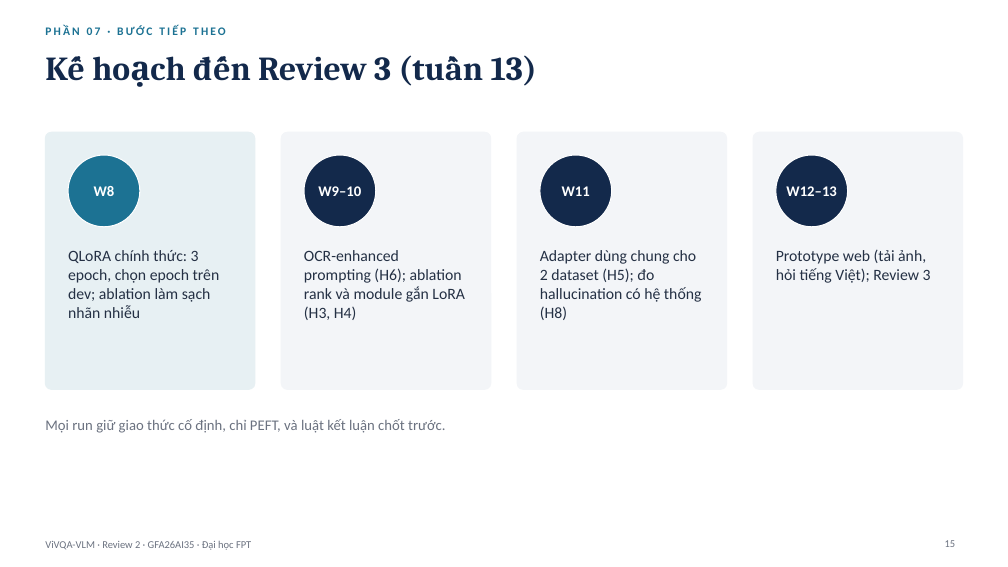
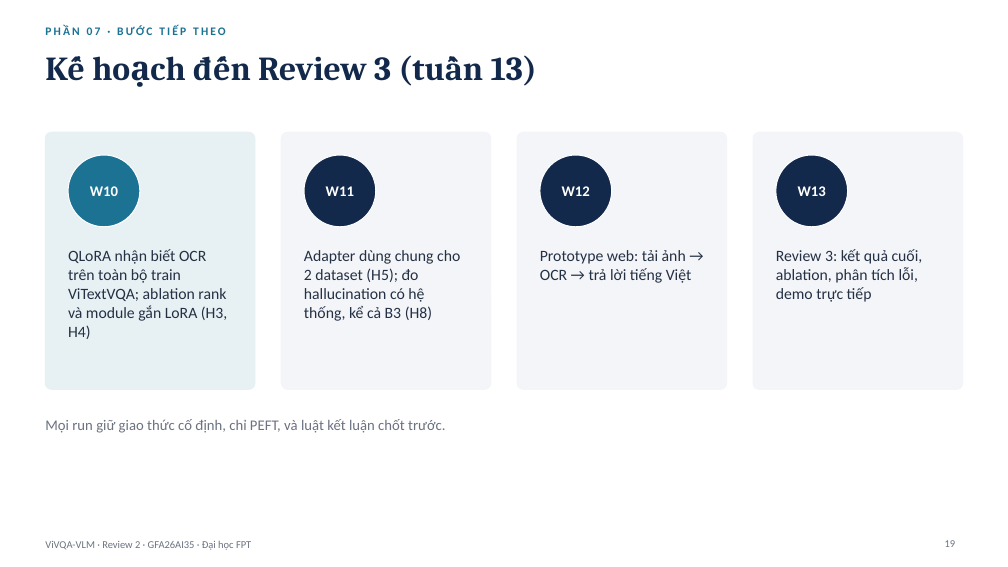
Before and after one commit to PLHGNAOH/ViVQA-VLM, a slide deck: slide 19 of docs/W07/ViVQA-VLM_Review2_TV.pptx (slide 15 before the commit). Drawn at 1008x567 pixels with LibreOffice and Linux fonts; fonts in the diff are those of the drawing. Boxes give left, top, right and bottom in pixels: in the first picture for what was removed or moved away, otherwise in the second. Text is boxed around its words. In the diff, an @@ line names an element or a change of style, - is before the commit and + after.

```diff
--- a/docs/W07/ViVQA-VLM_Review2_TV.pptx
+++ b/docs/W07/ViVQA-VLM_Review2_TV.pptx
@@ text at (90,186,118,196): text changed @@
-W8
+W10
@@ text at (326,186,354,196): text changed @@
-W9–10
+W11
@@ text at (562,186,590,196): text changed @@
-W11
+W12
@@ text at (798,186,826,196): text changed @@
-W12–13
+W13
@@ text at (68,249,227,339): text changed @@
-QLoRA chính thức: 3 epoch, chọn epoch trên dev; ablation làm sạch nhãn nhiễu
+QLoRA nhận biết OCR trên toàn bộ train ViTextVQA; ablation rank và module gắn LoRA (H3, H4)
@@ text at (304,250,460,321): text changed @@
-OCR-enhanced prompting (H6); ablation rank và module gắn LoRA (H3, H4)
+Adapter dùng chung cho 2 dataset (H5); đo hallucination có hệ thống, kể cả B3 (H8)
@@ text at (540,250,692,283): text changed @@
-Adapter dùng chung cho 2 dataset (H5); đo hallucination có hệ thống (H8)
+Prototype web: tải ảnh → OCR → trả lời tiếng Việt
@@ text at (776,249,923,302): text changed @@
-Prototype web (tải ảnh, hỏi tiếng Việt); Review 3
+Review 3: kết quả cuối, ablation, phân tích lỗi, demo trực tiếp
```
Also in this commit, not shown: 9 other slides changed, 4 slides added, 5 other files.
